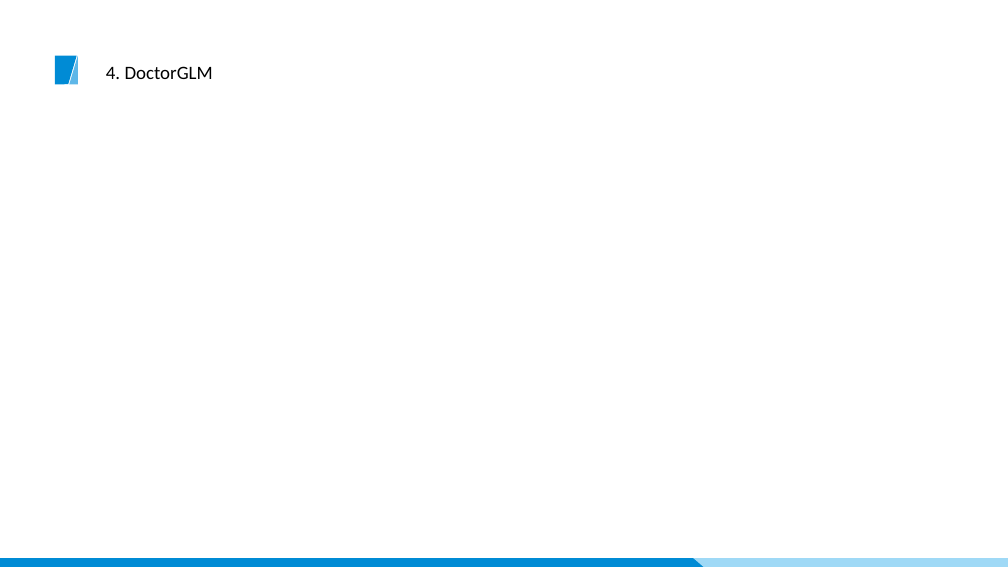
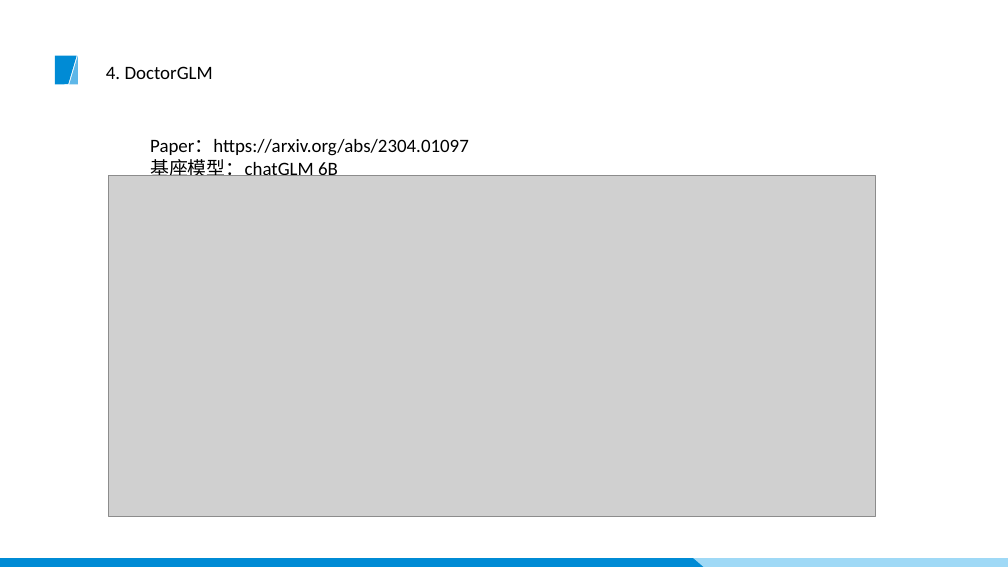
Before and after one commit to liweiyadeclot/GraduateStage1, a slide deck: slide 12 of LLM/医学大模型.pptx. Drawn at 1008x567 pixels with LibreOffice and Linux fonts; fonts in the diff are those of the drawing; grey boxes stand for pictures; background and template pictures are left out. Boxes give left, top, right and bottom in pixels: in the first picture for what was removed or moved away, otherwise in the second. Text is boxed around its words. In the diff, an @@ line names an element or a change of style, - is before the commit and + after.

Commit message:
PPT Finish

```diff
--- a/LLM/医学大模型.pptx
+++ b/LLM/医学大模型.pptx
@@ text added at [150, 139, 469, 176], 18 pt, text #000000 @@
+Paper：https://arxiv.org/abs/2304.01097
+基座模型：chatGLM 6B
@@ picture added at [109, 176, 876, 517] @@
```
Also in this commit, not shown: 2 other slides changed.
